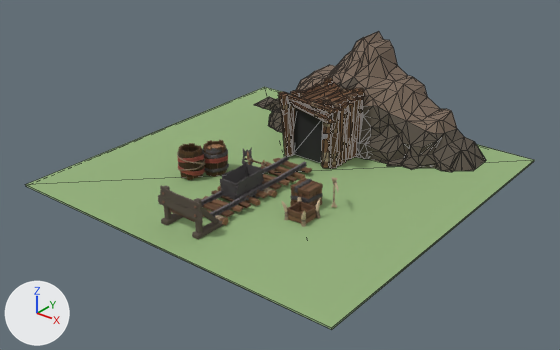
Two versions of the glTF model packages/client/public/assets/models/buildings/mine.glb, one commit apart.
Before and after are seen from a camera (50 mm lens) standing at (38.1, -48.9, 29.8) and looking at (0.7, -2.0, 0.8). Lighting does not change. The marker at lower left points along +X, +Y and +Z. The first picture is the older version. Mesh edges are drawn as thin lines on the coarser meshes. Where no turn or scale is listed for an object, it has been applied to the vertices. Vertices at exactly the same position are counted once.

Names of what the first picture shows: 'Barrel_0', 'Barrel_1', 'Crate_0', 'Crate_1', 'Ground', 'Mine_Entrance', 'Minecart', 'Mountain_Backdrop', 'Track_0', 'Track_1', 'Track_End' and 2 more.
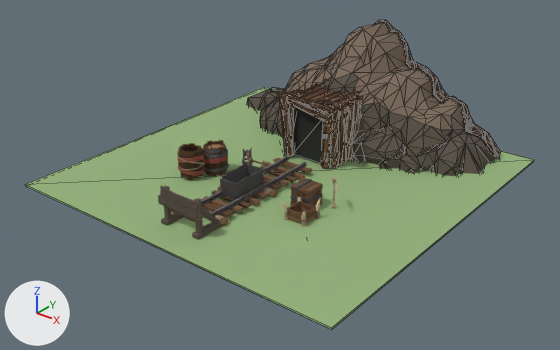
What differs and where, as boxes [x1, y1, x2, y2] in the pictures (560 x 350 px):
'Mountain_Backdrop', reshaped (7% wider, 9% taller): before [254, 31, 486, 172]; after [246, 22, 495, 176]
'Mountain_BackPanel', added (mostly hidden): after [271, 20, 501, 158]
part 1 of me_mesh, built on: before [264, 104, 449, 171]; after [246, 22, 495, 176]
part 2 of me_mesh, recoloured: before [254, 31, 486, 172]

Diff of the bpy script that builds the scene:
```diff
--- a/packages/client/public/assets/models/buildings/mine.glb.py
+++ b/packages/client/public/assets/models/buildings/mine.glb.py
@@ mat_mountain_backbrown @@
+mat_mountain_backbrown = principled_material('Mountain_BackBrown')
+mat_mountain_backbrown.base_color = (0.32, 0.22, 0.16)  # brown #99816f
+mat_mountain_backbrown.roughness = 0.95
@@ mat_mountain_plainback @@
+mat_mountain_plainback = principled_material('Mountain_PlainBack')
+mat_mountain_plainback.base_color = (0.42, 0.3, 0.22)  # beige #ad9581
+mat_mountain_plainback.roughness = 0.9
@@ me_mesh @@
 # used by ob_mountain_backdrop; location = (0.0, 0.0, 0.15)
-me_mesh.from_pydata(...)  # 328 vertices, 652 faces; spans x -13.2..12.7, y 5.1..13.4, z 0.0..9.9
+me_mesh.from_pydata(...)  # 638 vertices, 1270 faces; spans x -14.0..13.6, y 4.3..14.4, z -1.0..10.7
+# me_mesh part 1: 9 vertices removed from x -13.2..10.4, y 5.4..10.8, z 0.0; 319 vertices added at x -14.0..13.6, y 4.3..14.4, z -1.0..10.7
+# me_mesh part 2: 617 faces spanning x -13.2..12.7, y 5.1..13.4, z 0.0..9.9 switch from mat_dungatlas (picture img_dungeons_2_texture_01_a) to mat_mountain_backbrown (brown #99816f)
@@ me_mesh_006 @@
+me_mesh_006.from_pydata(...)  # 638 vertices, 1270 faces; spans x -14.0..13.6, y 14.4, z -1.0..10.7
+me_mesh_006.materials.append(mat_mountain_plainback)  # beige #ad9581
@@ ob_mountain_backpanel @@
+ob_mountain_backpanel = bpy.data.objects.new('Mountain_BackPanel', me_mesh_006)
+ob_mountain_backpanel.location = (0.0, 0.01, 0.15)
```
